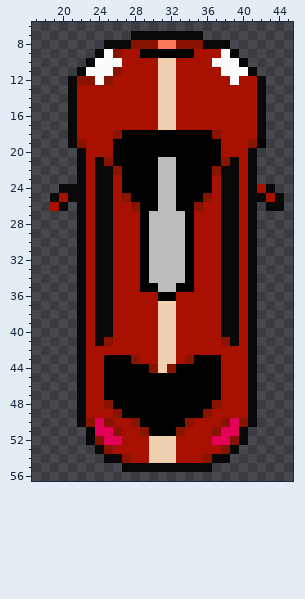
One commit to this pixel-art sprite: Assets/Sprites/Player.png. This is how it looked before the edit.
The file is 128x128 pixels, drawn in blocks of 2x2; one block is one cell here. Shown: x 17..45, y 6..56.
New version:
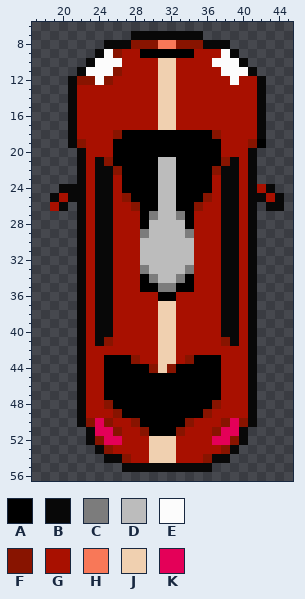
Palette (. is transparent): A #000000  B #080808  C #7c7c7c  D #bcbcbc  E #fcfcfc  F #881400  G #a81000  H #f87858  J #f0d0b0  K #e40058
Edits made:
y 27: x 30 D -> C; x 33 D -> C
y 29: x 29 A -> C; x 34 A -> C
y 30..32: x 29 A -> D; x 34 A -> D
y 33: x 29 A -> C; x 34 A -> C
y 34: x 30 D -> C; x 33 D -> C
y 35: x 31..32 DD -> CC
Boxes around the changes in both pictures, in picture pixels (x1, y1, x2, y2):
changed: (140, 211, 194, 292)
